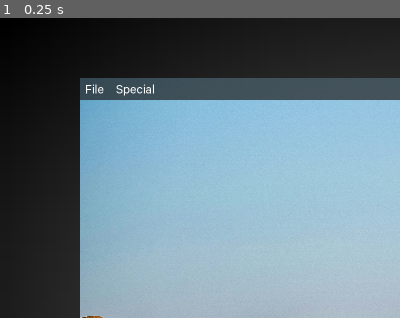
Above: before the commit, frame 1.
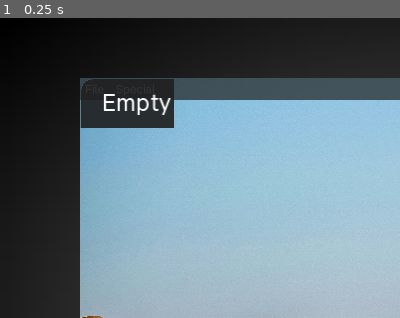
Above: after the commit, the same moment.

Repository: ee0pdt/gwj-78-erase
Game: Godot game, scene res://level/os3.tscn
Same seed, same stepped clock (60 frames per second), same inputs: the game is played once before the commit and once after it.
Inputs:
- Up to frame 1 (0.25 s): no input
The pictures show only the part of the screen within x 0-50%, y 0-50%; the shares and areas given below are measured in that part.

The runs differ from the first frame. In frame 1, 3.8% of the frame differs, in the area x 20-44%, y 20-37%.

Commit message:
wip trying to scale menus correctly

Diff:
--- a/level/os3.tscn
+++ b/level/os3.tscn
@@ -19,9 +19,6 @@
 fill = 1
 fill_from = Vector2(0.5, 0.5)
 fill_to = Vector2(1, 1)
-
-[sub_resource type="Theme" id="Theme_cw150"]
-Button/fonts/font = null
 
 [sub_resource type="StyleBoxFlat" id="StyleBoxFlat_tptyl"]
 bg_color = Color(0.137255, 0.137255, 0.137255, 0.709804)
@@ -74,7 +71,7 @@
 offset_top = 0.0
 offset_right = 0.0
 offset_bottom = 0.0
-theme = SubResource("Theme_cw150")
+theme = ExtResource("1_tptyl")
 
 [node name="DesktopBackground" parent="CanvasLayer/Screen/Desktop" index="0"]
 texture = ExtResource("4_abgi6")
@@ -105,16 +102,30 @@
 icon = ExtResource("5_tptyl")
 screen = NodePath("../../..")
 
-[node name="MenuBar" parent="CanvasLayer/Screen" index="1" node_paths=PackedStringArray("trash")]
+[node name="MenuBar" parent="CanvasLayer/Screen" index="1"]
 offset_right = 102.0
 offset_bottom = 31.0
-trash = NodePath("../Desktop/DesktopBackground/Trash")
+
+[node name="FileMenu" parent="CanvasLayer/Screen/MenuBar" index="0"]
+size = Vector2i(138, 100)
+
+[node name="SpecialMenu" parent="CanvasLayer/Screen/MenuBar" index="1"]
+size = Vector2i(189, 100)
+visible = true
+content_scale_size = Vector2i(378, 200)
+content_scale_mode = 2
+content_scale_aspect = 2
+content_scale_factor = 2.0
 
 [node name="InfoWindow" parent="CanvasLayer/Screen" instance=ExtResource("6_a4knm")]
 unique_name_in_owner = true
 title = "Info"
 initial_position = 2
+size = Vector2i(640, 480)
 visible = false
+content_scale_size = Vector2i(1280, 960)
+content_scale_mode = 2
+content_scale_aspect = 1
 
 [node name="PanelContainer" type="PanelContainer" parent="CanvasLayer/Screen/InfoWindow"]
 anchors_preset = 15
@@ -184,3 +195,4 @@
 
 [editable path="CanvasLayer/Screen"]
 [editable path="CanvasLayer/Screen/Desktop"]
+[editable path="CanvasLayer/Screen/MenuBar"]
--- a/menu_bar/menu_bar.gd
+++ b/menu_bar/menu_bar.gd
@@ -1,14 +1,5 @@
 extends MenuBar
 class_name OSMenu
-
-@export var trash : Node
-
-
-#func _process(delta: float) -> void:
-	#if trash and trash._is_full():
-		#%SpecialMenu.set_item_disabled(0, false)
-	#else:
-		#%SpecialMenu.set_item_disabled(0, true)
 
 
 func _on_special_menu_id_pressed(id: int) -> void:
--- a/menu_bar/menu_bar.tscn
+++ b/menu_bar/menu_bar.tscn
@@ -1,6 +1,5 @@
-[gd_scene load_steps=3 format=3 uid="uid://jr15xa6g2paw"]
+[gd_scene load_steps=2 format=3 uid="uid://jr15xa6g2paw"]
 
-[ext_resource type="Theme" uid="uid://cmnrvs380oc6u" path="res://themes/os1_mono.tres" id="1_yfghh"]
 [ext_resource type="Script" uid="uid://bgsgt0niuif7a" path="res://menu_bar/menu_bar.gd" id="2_dpqxi"]
 
 [node name="MenuBar" type="MenuBar"]
@@ -16,7 +15,6 @@
 unique_name_in_owner = true
 auto_translate_mode = 1
 title = "File"
-theme = ExtResource("1_yfghh")
 item_count = 1
 item_0/text = "Get Info"
 item_0/id = 0
@@ -26,7 +24,7 @@
 unique_name_in_owner = true
 auto_translate_mode = 1
 title = "Special"
-theme = ExtResource("1_yfghh")
+size = Vector2i(117, 100)
 item_count = 1
 item_0/text = "Empty Trash"
 item_0/id = 0
--- a/themes/os3.tres
+++ b/themes/os3.tres
@@ -35,29 +35,39 @@
 corner_radius_bottom_right = 12
 corner_radius_bottom_left = 12
 
+[sub_resource type="StyleBoxFlat" id="StyleBoxFlat_v40bh"]
+bg_color = Color(0.152941, 0.152941, 0.152941, 0.188235)
+border_width_left = 1
+border_width_top = 1
+border_width_right = 1
+border_width_bottom = 1
+border_color = Color(0.8, 0.8, 0.8, 0.337255)
+corner_radius_top_left = 12
+corner_radius_top_right = 12
+corner_radius_bottom_right = 12
+corner_radius_bottom_left = 12
+
 [sub_resource type="StyleBoxFlat" id="StyleBoxFlat_34a63"]
 bg_color = Color(1, 1, 1, 1)
 
 [sub_resource type="StyleBoxFlat" id="StyleBoxFlat_bbvwv"]
 bg_color = Color(1, 1, 1, 1)
 
-[sub_resource type="StyleBoxFlat" id="StyleBoxFlat_huffe"]
-bg_color = Color(1, 1, 1, 1)
+[sub_resource type="StyleBoxFlat" id="StyleBoxFlat_ndsb5"]
+content_margin_left = 20.0
+content_margin_top = 4.0
+content_margin_right = 20.0
+content_margin_bottom = 4.0
+bg_color = Color(0.133333, 0.133333, 0.133333, 0.905882)
 border_width_left = 1
 border_width_top = 1
-border_width_right = 2
-border_width_bottom = 2
-border_color = Color(0, 0, 0, 1)
-corner_radius_top_left = 3
-corner_radius_top_right = 3
-corner_radius_bottom_right = 3
-corner_radius_bottom_left = 3
-corner_detail = 1
-expand_margin_left = 2.0
-expand_margin_top = 36.0
-expand_margin_right = 2.0
-expand_margin_bottom = 2.0
-anti_aliasing = false
+border_width_right = 1
+border_width_bottom = 1
+border_color = Color(0.8, 0.8, 0.8, 0.360784)
+corner_radius_top_left = 12
+corner_radius_top_right = 12
+corner_radius_bottom_right = 12
+corner_radius_bottom_left = 12
 
 [resource]
 AcceptDialog/styles/panel = SubResource("StyleBoxFlat_o5ks6")
@@ -74,7 +84,8 @@
 Button/styles/normal = ExtResource("3_6tcwe")
 Button/styles/pressed = null
 Label/colors/font_color = Color(0, 0, 0, 1)
-Label/fonts/font = ExtResource("4_87cn0")
+Label/font_sizes/font_size = 28
+Label/fonts/font = ExtResource("1_v40bh")
 MenuBar/colors/font_color = Color(1, 1, 1, 1)
 MenuBar/font_sizes/font_size = 28
 MenuBar/fonts/font = ExtResource("1_v40bh")
@@ -84,15 +95,29 @@
 MenuBar/styles/pressed = SubResource("StyleBoxFlat_32t6g")
 MenuButton/fonts/font = ExtResource("4_87cn0")
 MenuButton/styles/hover = ExtResource("2_ndsb5")
-MenuButton/styles/normal = ExtResource("3_6tcwe")
+MenuButton/styles/normal = SubResource("StyleBoxFlat_v40bh")
 Panel/styles/panel = SubResource("StyleBoxFlat_34a63")
 PanelContainer/styles/panel = SubResource("StyleBoxFlat_bbvwv")
+PopupMenu/colors/font_accelerator_color = Color(0, 0, 0, 1)
+PopupMenu/colors/font_color = Color(1, 1, 1, 1)
+PopupMenu/colors/font_disabled_color = Color(1, 1, 1, 0.423529)
+PopupMenu/colors/font_hover_color = Color(1, 1, 1, 1)
+PopupMenu/colors/font_outline_color = Color(0, 0, 0, 1)
+PopupMenu/colors/font_separator_color = Color(0, 0, 0, 1)
+PopupMenu/colors/font_separator_outline_color = Color(0, 0, 0, 1)
+PopupMenu/font_sizes/font_size = 28
+PopupMenu/fonts/font = ExtResource("1_v40bh")
+PopupMenu/fonts/font_separator = null
+PopupMenu/styles/hover = null
+PopupMenu/styles/labeled_separator_left = null
+PopupMenu/styles/labeled_separator_right = null
+PopupMenu/styles/panel = SubResource("StyleBoxFlat_ndsb5")
+PopupMenu/styles/separator = null
 RichTextLabel/colors/default_color = Color(0, 0, 0, 1)
 RichTextLabel/fonts/bold_font = ExtResource("4_87cn0")
 RichTextLabel/fonts/bold_italics_font = ExtResource("4_87cn0")
 RichTextLabel/fonts/italics_font = ExtResource("4_87cn0")
 RichTextLabel/fonts/mono_font = ExtResource("4_87cn0")
 RichTextLabel/fonts/normal_font = ExtResource("4_87cn0")
-Window/colors/title_color = Color(0, 0, 0, 1)
-Window/fonts/title_font = ExtResource("4_87cn0")
-Window/styles/embedded_border = SubResource("StyleBoxFlat_huffe")
+Window/font_sizes/title_font_size = 28
+Window/fonts/title_font = ExtResource("1_v40bh")
Not shown: 1 places in level/os3.tscn that only renumber resources
Not shown: 1 places in themes/os3.tres that only renumber resources
